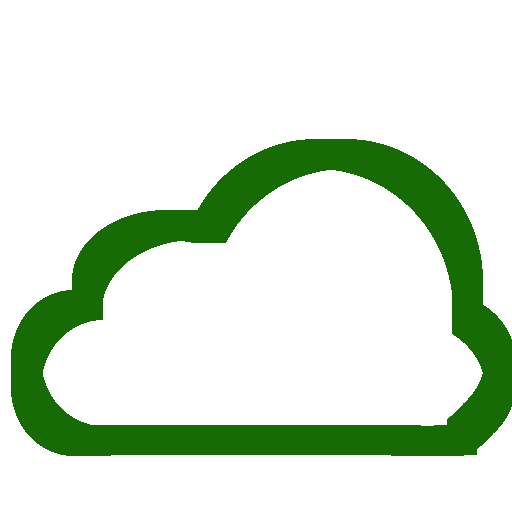
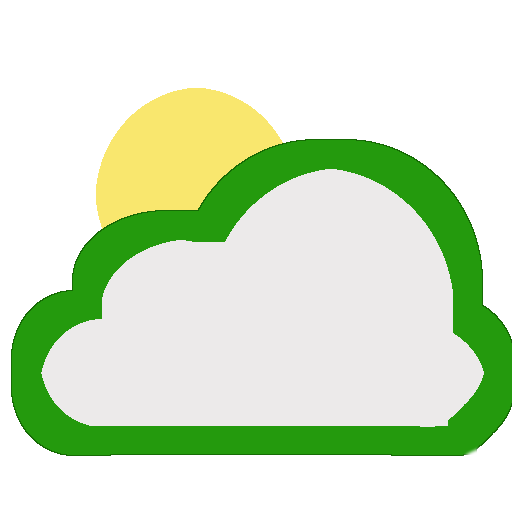
Revision of a layered w=512, h=512 image; what changed, layer by layer:
painted on "Layer" over bbox(12, 140, 512, 456)
added layer "Portapapeles" above "Background" over bbox(86, 88, 307, 311)
